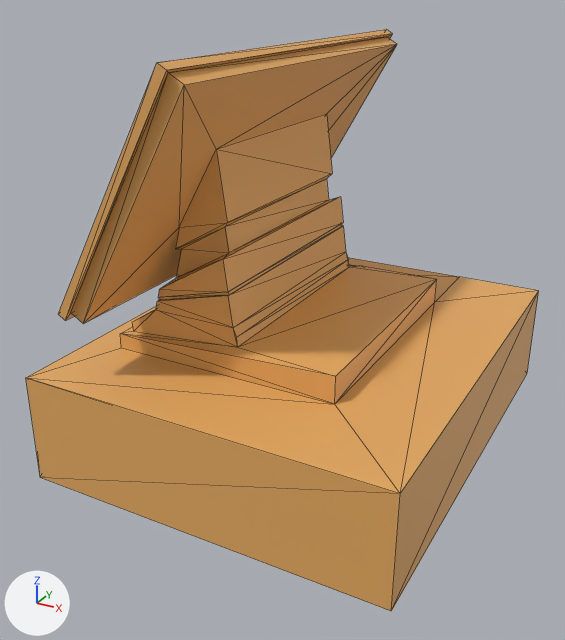
Two versions of the FBX model Assets/Meshes/CashRegister/CashRegister.fbx, one commit apart.
Before and after are seen from a camera (50 mm lens) standing at (1.085, -1.621, 1.291) and looking at (0.663, -0.854, 0.907). The axes (+X, +Y, +Z) are drawn at lower left. The lights are the same throughout. The picture after the commit comes second. Mesh edges are drawn as thin lines. Where no turn or scale is listed for an object, it has been applied to the vertices.

In view in the first picture: 'CashRegisterBody_Export'.
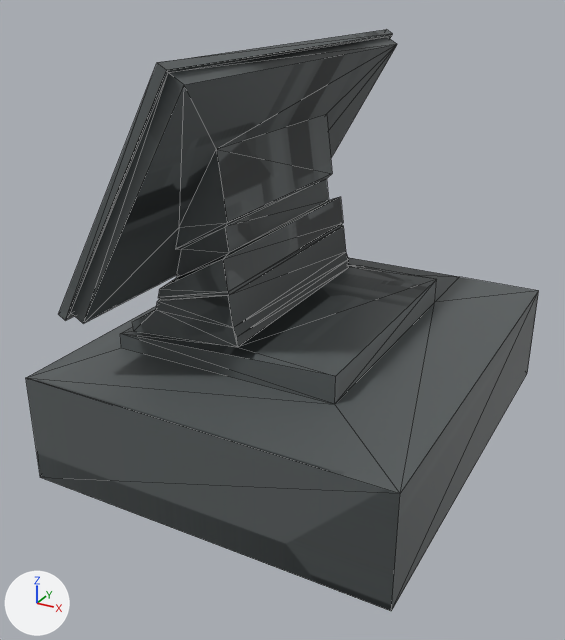
Patch to the scene script:
```diff
--- a/Assets/Meshes/CashRegister/CashRegister.fbx.py
+++ b/Assets/Meshes/CashRegister/CashRegister.fbx.py
@@ img_cashregister_cashregister_plastic_normal_png @@
+img_cashregister_cashregister_plastic_normal_png = load_image('CashRegister_CashRegister_Plastic_Normal.png', '../../Textures/CashRegister/CashRegister_Plastic/CashRegister_CashRegister_Plastic_Normal.png', 2048, 2048, 'Non-Color')
@@ img_cashregister_cashregister_plastic_metallic_png @@
+img_cashregister_cashregister_plastic_metallic_png = load_image('CashRegister_CashRegister_Plastic_Metallic.png', '../../Textures/CashRegister/CashRegister_Plastic/CashRegister_CashRegister_Plastic_Metallic.png', 4096, 4096, 'Non-Color')
@@ img_cashregister_cashregister_plastic_albedo_png @@
+img_cashregister_cashregister_plastic_albedo_png = load_image('CashRegister_CashRegister_Plastic_Albedo.png', '../../Textures/CashRegister/CashRegister_Plastic/CashRegister_CashRegister_Plastic_Albedo.png', 2048, 2048, 'sRGB')
@@ mat_cashregister_plastic @@
 n0 = _N.new('ShaderNodeBsdfPrincipled'); n0.name = 'Principled BSDF'
-n0.inputs[0].default_value = (0.8, 0.41, 0.121, 1.0)  # 'Base Color', orange #e7ac62
 n1 = _N.new('ShaderNodeOutputMaterial'); n1.name = 'Material Output'
+n2 = _N.new('ShaderNodeTexImage'); n2.name = 'Image Texture'
+n2.image = img_cashregister_cashregister_plastic_albedo_png
+n3 = _N.new('ShaderNodeTexImage'); n3.name = 'Image Texture.001'
+n3.image = img_cashregister_cashregister_plastic_metallic_png
+n4 = _N.new('ShaderNodeTexImage'); n4.name = 'Image Texture.002'
+n4.image = img_cashregister_cashregister_plastic_normal_png
+n5 = _N.new('ShaderNodeNormalMap'); n5.name = 'Normal Map'
 _L.new(n0.outputs[0], n1.inputs[0])  # 'BSDF' to 'Surface'
+_L.new(n2.outputs[0], n0.inputs[0])  # 'Color' to 'Base Color'
+_L.new(n3.outputs[0], n0.inputs[1])  # 'Color' to 'Metallic'
+_L.new(n4.outputs[0], n5.inputs[1])  # 'Color' to 'Color'
+_L.new(n5.outputs[0], n0.inputs[5])  # 'Normal' to 'Normal'
```

Changed parts and their boxes (x1, y1, x2, y2) in the pictures (565 x 640 px):
'CashRegisterBody_Export', surface changed (orange to grey): (26, 29, 539, 611) in both
